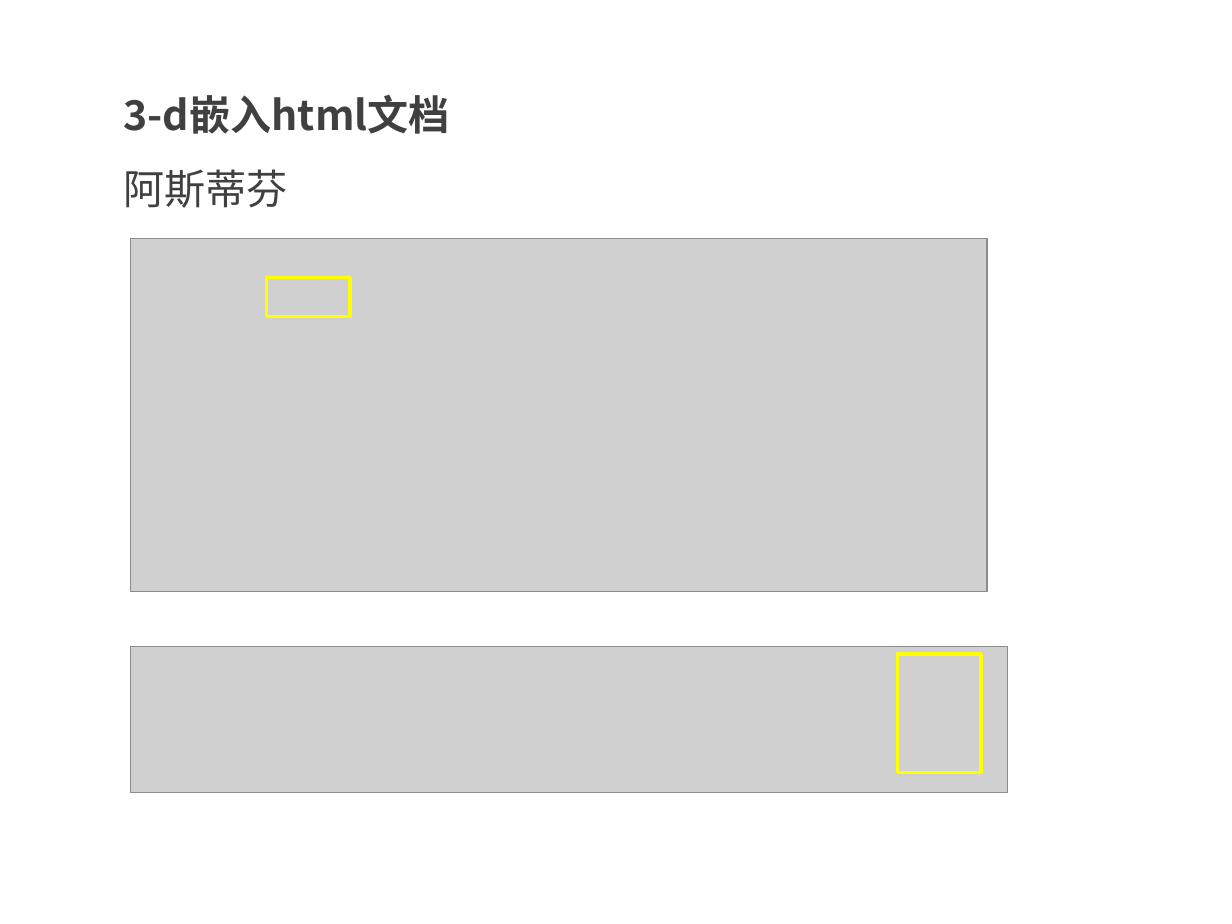
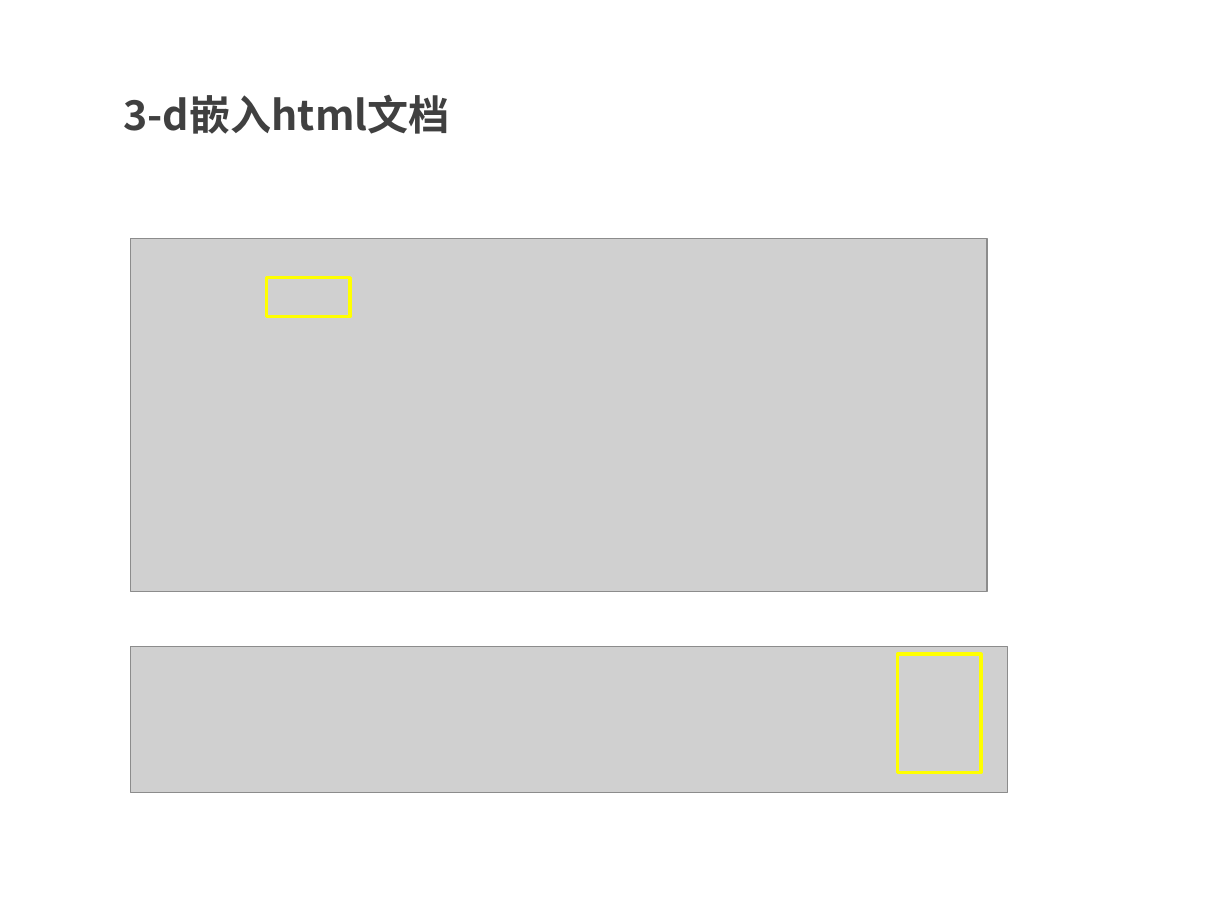
Before and after one commit to kong66/webAni, a slide deck: slide 12 of 9-svg-path-ani/svg-stroke-ani.pptx. Drawn at 1232x924 pixels with LibreOffice and Linux fonts; fonts in the diff are those of the drawing; grey boxes stand for pictures. Boxes give left, top, right and bottom in pixels: in the first picture for what was removed or moved away, otherwise in the second. Text is boxed around its words. In the diff, an @@ line names an element or a change of style, - is before the commit and + after.

```diff
--- a/9-svg-path-ani/svg-stroke-ani.pptx
+++ b/9-svg-path-ani/svg-stroke-ani.pptx
@@ text at <box>124,169,288,208</box>: paragraph removed @@
-阿斯蒂芬
```
Also in this commit, not shown: 1 other slide changed, 8 slides added, 1 slide removed, 2 other files.
